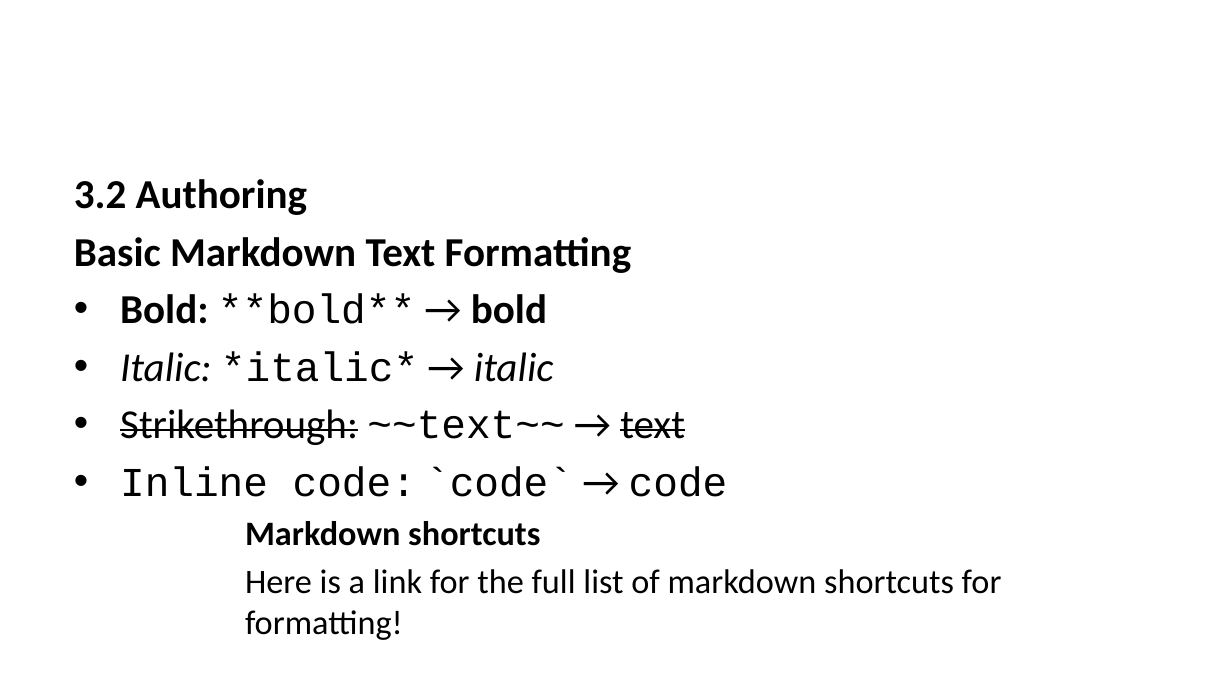
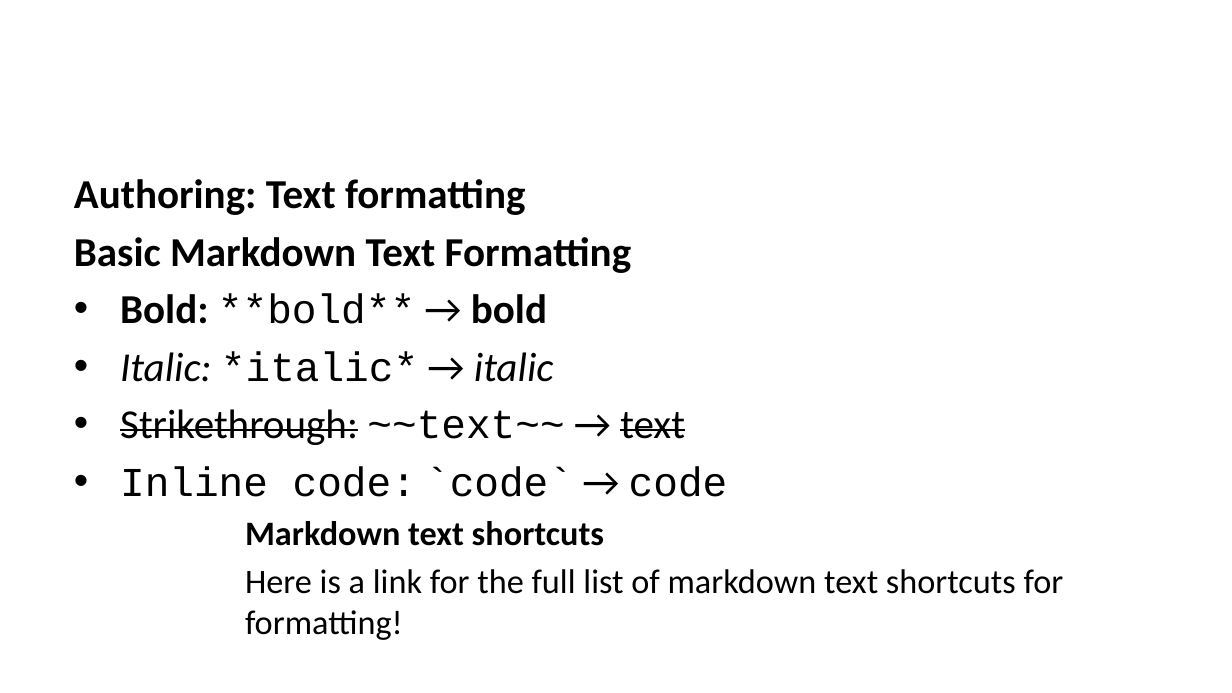
Before and after one commit to lmu-osc/train-the-trainer-student-track-OS, a slide deck: slide 21 of _site/materials/OS-M3/OS-M3-S6-Quarto/OS-M3-S6-Quarto-slides.pptx (slide 22 before the commit). Drawn at 1232x693 pixels with LibreOffice and Linux fonts; fonts in the diff are those of the drawing. Boxes give left, top, right and bottom in pixels: in the first picture for what was removed or moved away, otherwise in the second. Text is boxed around its words. In the diff, an @@ line names an element or a change of style, - is before the commit and + after.

```diff
--- a/_site/materials/OS-M3/OS-M3-S6-Quarto/OS-M3-S6-Quarto-slides.pptx
+++ b/_site/materials/OS-M3/OS-M3-S6-Quarto/OS-M3-S6-Quarto-slides.pptx
@@ text at box(74, 179, 526, 215): text changed @@
-3.2 Authoring
+Authoring: Text formatting
@@ text at box(245, 521, 1064, 594): text changed @@
-Markdown shortcuts
-Here is a link for the full list of markdown shortcuts for formatting!
+Markdown text shortcuts
+Here is a link for the full list of markdown text shortcuts for formatting!
```
Also in this commit, not shown: 49 other slides changed, 2 slides added, 2 slides removed, 36 other files.
